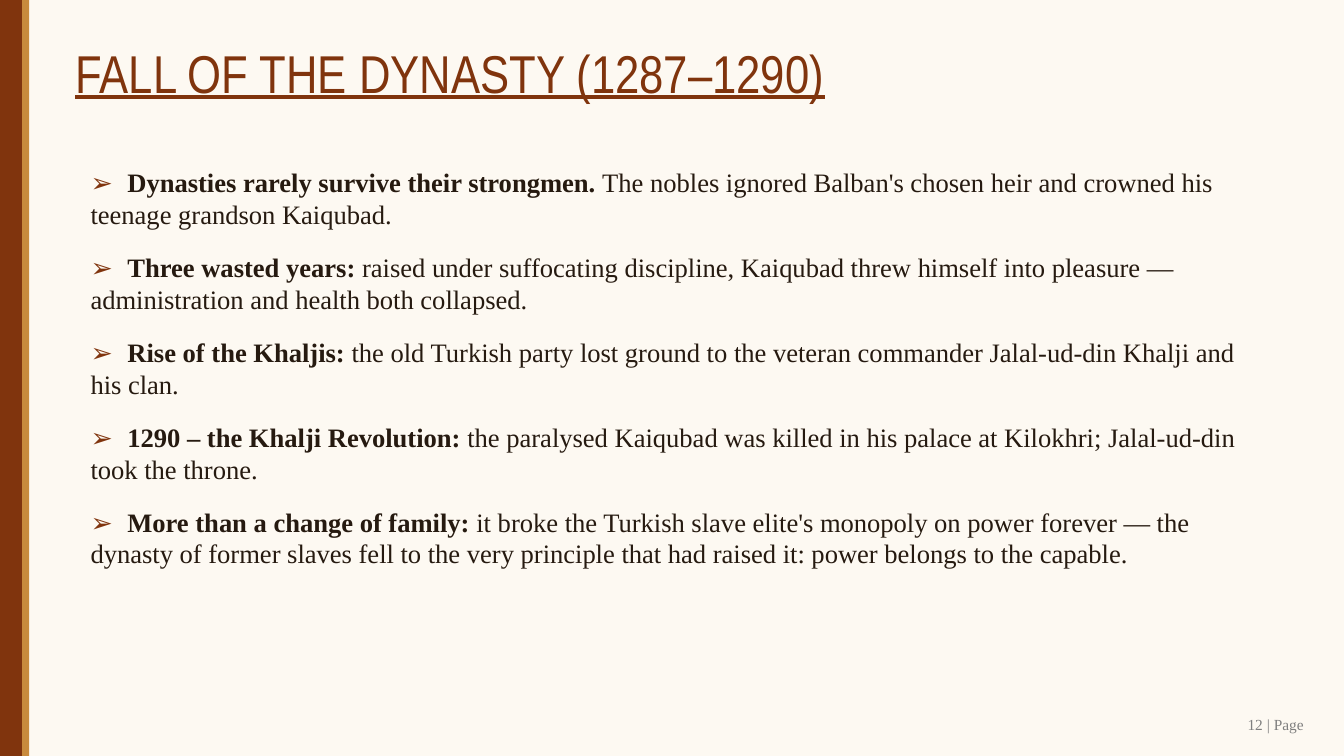
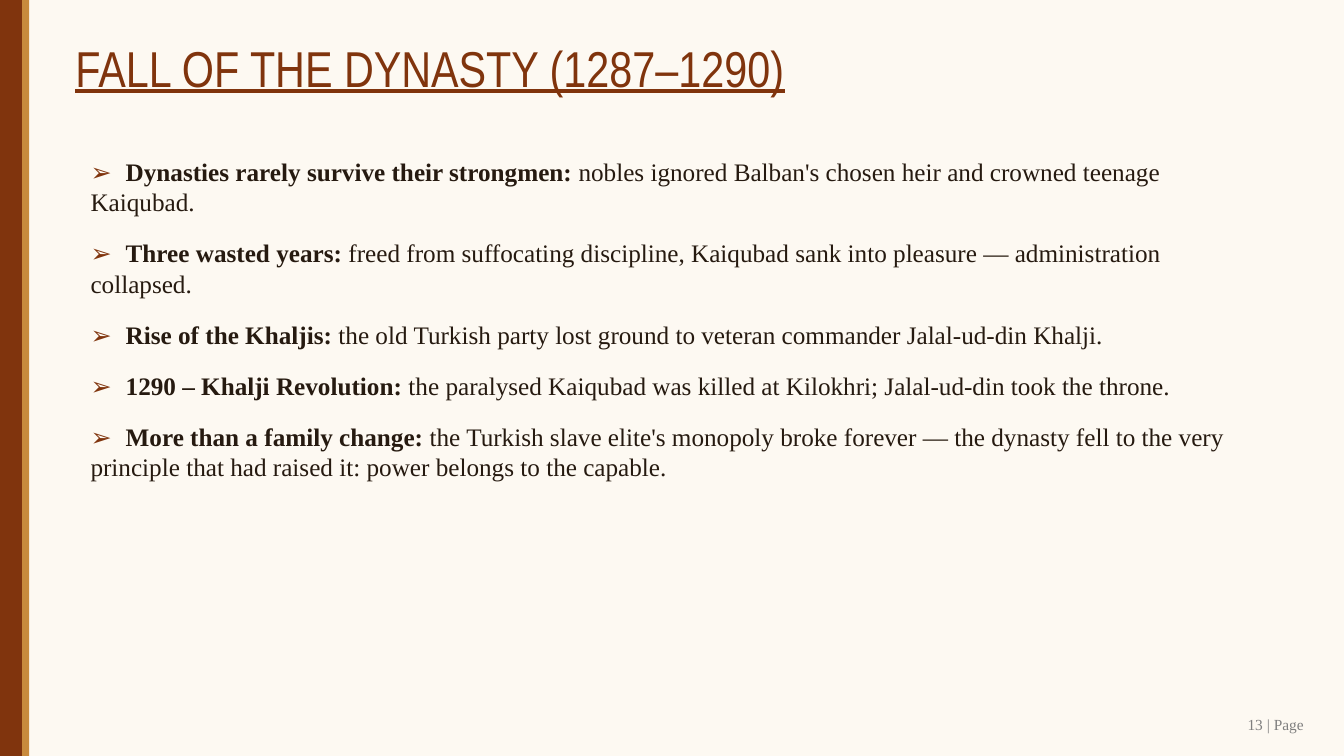
Before and after one commit to SangamSitapuri07/SIH, a slide deck: slide 13 of assignment/Slave_Dynasty_Mamluk_Presentation.pptx (slide 12 before the commit). Drawn at 1344x756 pixels with LibreOffice and Linux fonts; fonts in the diff are those of the drawing. Boxes give left, top, right and bottom in pixels: in the first picture for what was removed or moved away, otherwise in the second. Text is boxed around its words. In the diff, an @@ line names an element or a change of style, - is before the commit and + after.

```diff
--- a/assignment/Slave_Dynasty_Mamluk_Presentation.pptx
+++ b/assignment/Slave_Dynasty_Mamluk_Presentation.pptx
@@ text "FALL OF THE DYNASTY (1287–1290)" at <box>75,50,784,97</box>: size 38 to 36 pt @@
@@ text at <box>91,163,1224,482</box>: text changed; size 19 to 18 pt @@
-➢ Dynasties rarely survive their strongmen. The nobles ignored Balban's chosen heir and crowned his teenage grandson Kaiqubad.
-➢ Three wasted years: raised under suffocating discipline, Kaiqubad threw himself into pleasure — administration and health both collapsed.
-➢ Rise of the Khaljis: the old Turkish party lost ground to the veteran commander Jalal-ud-din Khalji and his clan.
-➢ 1290 – the Khalji Revolution: the paralysed Kaiqubad was killed in his palace at Kilokhri; Jalal-ud-din took the throne.
-➢ More than a change of family: it broke the Turkish slave elite's monopoly on power forever — the dynasty of former slaves fell to the very principle that had raised it: power belongs to the capable.
+➢ Dynasties rarely survive their strongmen: nobles ignored Balban's chosen heir and crowned teenage Kaiqubad.
+➢ Three wasted years: freed from suffocating discipline, Kaiqubad sank into pleasure — administration collapsed.
+➢ Rise of the Khaljis: the old Turkish party lost ground to veteran commander Jalal-ud-din Khalji.
+➢ 1290 – Khalji Revolution: the paralysed Kaiqubad was killed at Kilokhri; Jalal-ud-din took the throne.
+➢ More than a family change: the Turkish slave elite's monopoly broke forever — the dynasty fell to the very principle that had raised it: power belongs to the capable.
@@ text at <box>1248,720,1304,733</box>: text changed @@
-12 | Page
+13 | Page
```
Also in this commit, not shown: 15 other slides changed, 1 slide added, 8 other files.
